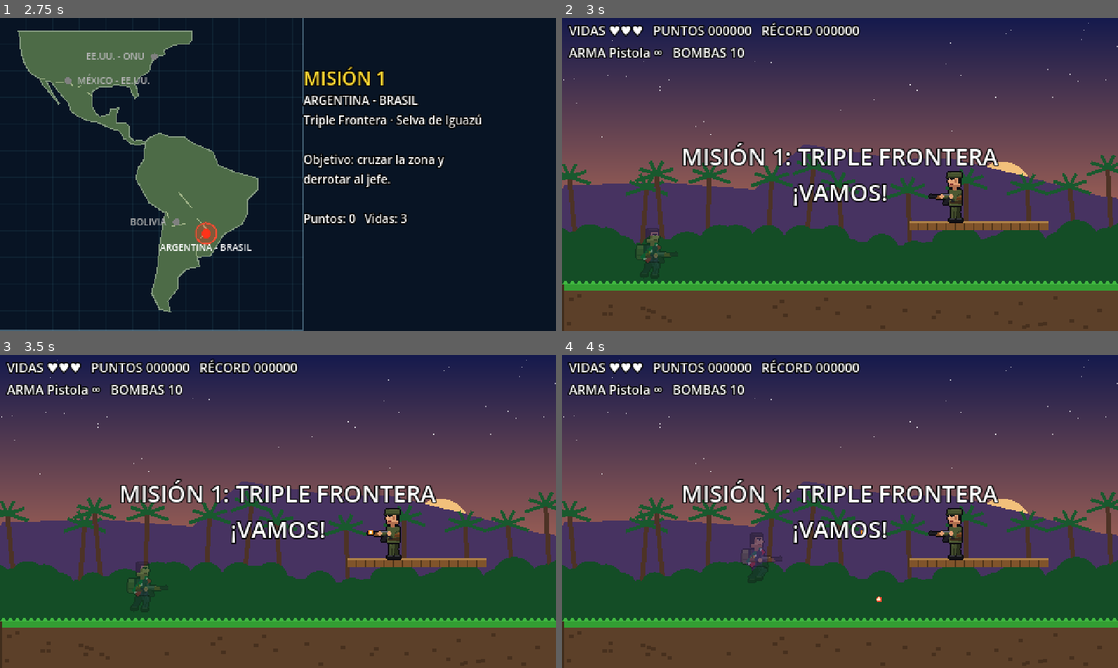
Above: before the commit, frames 1-4 (two rows, left to right).
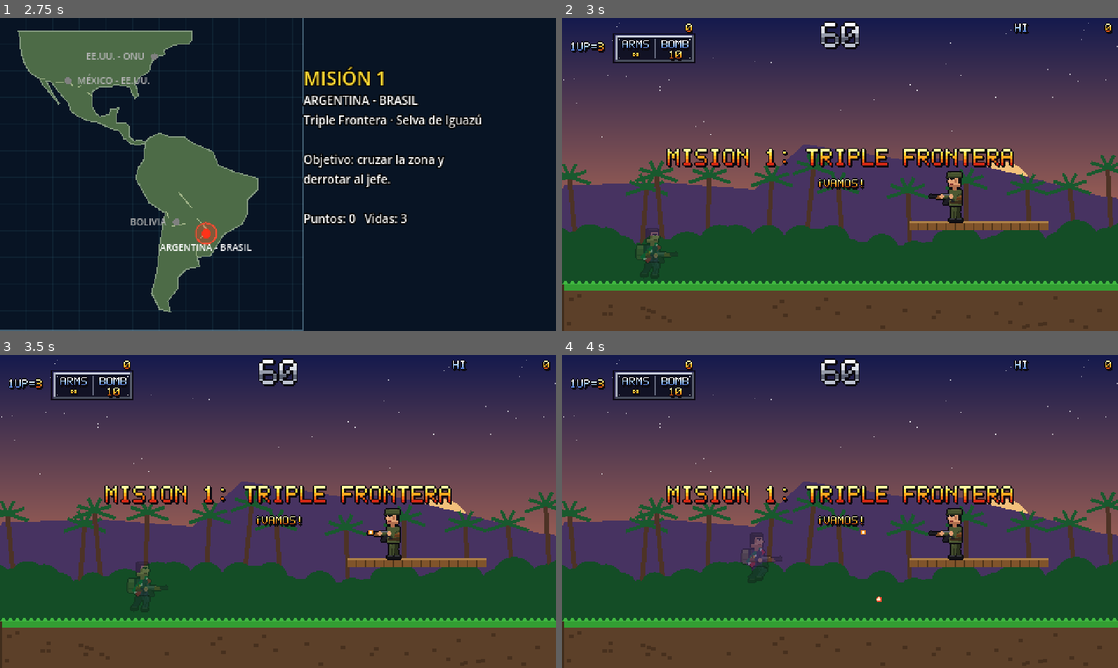
Above: after the commit, the same moments.

Repository: revtiger/Contra-Typebeat
Game: Godot game, scene res://scenes/intro.tscn
The game is run twice, just before and just after one commit, with the same random seed, the same clock (stepped at 60 frames per second) and the same inputs.
Inputs:
- Up to frame 1 (2.75 s): tap Enter (restart) at 0.5, 1.25, 2 s; hold Right (right) 0.53-2.03 s; tap C (grenade) at 0.6 s; tap Z (jump) at 0.77, 1.52 s; tap X (shoot) at 1.35 s; hold Left (left) from 2.03 s (still down); tap Space at 2.1 s
- Up to frame 2 (3 s): tap Enter (restart) at 2.75 s; release Left (left) at 2.78 s; hold Right (right) from 2.78 s (still down); tap K at 2.85 s
- Up to frame 3 (3.5 s): keep holding Right (right); tap Z (jump) at 3.02 s
- Up to frame 4 (4 s): keep holding Right (right); tap J at 3.6 s; tap Z (jump) at 3.77 s

Frame 1 is identical in both runs. In frame 2, 7.6% of the frame differs, in the area x 1-99%, y 1-61%; in frame 3, 7.6%; in frame 4, 7.6%.

Commit message:
Arreglo de la cámara lenta infinita y HUD estilo Metal Slug
- Juice: el hitstop se deshace comprobando el reloj real en cada fotograma;
  antes, si el temporizador terminaba una milésima antes, el juego se quedaba
  en cámara lenta para siempre al matar a un enemigo
- La prueba automática deja activo el hitstop y avisa si el juego queda lento
- Fuente pixelada propia (tools/sprites/font.py) en 4 estilos
- HUD nuevo: 1UP=vidas, recuadro metálico ARMS/BOMB, icono del arma,
  TIME cromado (60, baja cada 4 s, a 0 mueres) y récord
- Carteles de misión con letra grande de degradado y animación de entrada

Co-Authored-By: Claude Opus 5.5 <noreply@anthropic.com>

Diff:
--- /dev/null
+++ b/assets/sprites/font_meta.json
@@ -0,0 +1,29 @@
+{
+ "chars": "ABCDEFGHIJKLMNOPQRSTUVWXYZ0123456789!|^?.,:-='/+%*#~< ",
+ "styles": {
+  "small": {
+   "y": 0,
+   "w": 7,
+   "h": 10,
+   "advance": 6
+  },
+  "label": {
+   "y": 10,
+   "w": 7,
+   "h": 10,
+   "advance": 6
+  },
+  "title": {
+   "y": 20,
+   "w": 12,
+   "h": 17,
+   "advance": 12
+  },
+  "metal": {
+   "y": 37,
+   "w": 17,
+   "h": 24,
+   "advance": 17
+  }
+ }
+}
--- /dev/null
+++ b/scripts/hud.gd
@@ -0,0 +1,123 @@
+extends Node2D
+## HUD estilo Metal Slug, dibujado con la fuente pixelada de assets/sprites/font.png (tools/sprites/font.py).
+## - Arriba a la izquierda: puntuación, 1UP=vidas y el recuadro metálico ARMS / BOMB, más el icono del arma
+## - Arriba al centro: TIME con números cromados (parpadea en rojo al final)
+## - Arriba a la derecha: récord
+## - Cartel central: la primera línea en letra grande (MISSION START, MISSION COMPLETE...), el resto pequeña
+## Va dentro de un CanvasLayer; `level` es la escena de la misión.
+
+const SpriteUtil = preload("res://scripts/sprite_util.gd")
+const ACCENTS := {"Á": "A", "À": "A", "Ä": "A", "É": "E", "Í": "I", "Ó": "O", "Ú": "U", "Ü": "U",
+	"Ñ": "N", "¡": "|", "¿": "^", "♥": "<", "∞": "~"}
+
+var level
+var font: Texture2D
+var meta: Dictionary
+var banner_text := "":
+	set(v):
+		if v != banner_text:
+			banner_text = v
+			_pop = 0.0
+var _pop := 1.0
+var t := 0.0
+
+
+func _ready() -> void:
+	font = load("res://assets/sprites/font.png")
+	meta = SpriteUtil.meta("res://assets/sprites/font_meta.json")
+
+
+func _process(delta: float) -> void:
+	t += delta
+	_pop = minf(_pop + delta * 7.0, 1.0)
+	queue_redraw()
+
+
+## Ancho en píxeles de un texto en un estilo.
+func text_width(text: String, style: String) -> int:
+	return _clean(text).length() * int(meta["styles"][style]["advance"])
+
+
+func _clean(text: String) -> String:
+	var out := ""
+	for ch in text.to_upper():
+		out += ACCENTS.get(ch, ch)
+	return out
+
+
+## Dibuja texto con la fuente pixelada. align: 0 izquierda, 1 centro, 2 derecha.
+func draw_text(text: String, pos: Vector2, style := "small", align := 0, tint := Color.WHITE) -> void:
+	var st: Dictionary = meta["styles"][style]
+	var chars: String = meta["chars"]
+	var clean := _clean(text)
+	var adv: int = st["advance"]
+	var offsets: Array[float] = [0.0, clean.length() * adv / 2.0, float(clean.length() * adv)]
+	var x: float = pos.x - offsets[align]
+	for ch in clean:
+		var i := chars.find(ch)
+		if i < 0:
+			i = chars.find(" ")
+		var src := Rect2(i * st["w"], st["y"], st["w"], st["h"])
+		draw_texture_rect_region(font, Rect2(roundf(x), pos.y, st["w"], st["h"]), src, tint)
+		x += adv
+
+
+func _frame(r: Rect2) -> void:
+	# recuadro metálico con remaches
+	draw_rect(r, Color(0.04, 0.05, 0.1, 0.8))
+	draw_rect(Rect2(r.position, Vector2(r.size.x, 2)), Color(0.78, 0.8, 0.86))
+	draw_rect(Rect2(r.position, Vector2(2, r.size.y)), Color(0.66, 0.68, 0.74))
+	draw_rect(Rect2(r.position + Vector2(0, r.size.y - 2), Vector2(r.size.x, 2)), Color(0.28, 0.3, 0.36))
+	draw_rect(Rect2(r.position + Vector2(r.size.x - 2, 0), Vector2(2, r.size.y)), Color(0.34, 0.36, 0.42))
+	draw_rect(r.grow(1), Color(0.05, 0.04, 0.08), false, 1)
+	for c in [r.position + Vector2(3, 3), r.position + Vector2(r.size.x - 4, 3),
+			r.position + Vector2(3, r.size.y - 4), r.position + Vector2(r.size.x - 4, r.size.y - 4)]:
+		draw_rect(Rect2(c, Vector2(1, 1)), Color(1, 1, 1, 0.8))
+
+
+func _draw() -> void:
+	if level == null or meta.is_empty():
+		return
+	var p = level.player
+	# puntuación y vidas
+	draw_text(str(Game.score), Vector2(112, 4), "small", 2)
+	draw_text("1UP=" , Vector2(6, 20), "label")
+	draw_text(str(maxi(Game.lives, 0)), Vector2(30, 20), "small")
+	# recuadro ARMS / BOMB
+	var box := Rect2(46, 15, 68, 23)
+	_frame(box)
+	draw_rect(Rect2(box.position.x + 34, box.position.y + 3, 1, box.size.y - 6), Color(0.4, 0.42, 0.5))
+	draw_text("ARMS", Vector2(box.position.x + 17, box.position.y + 3), "label", 1)
+	draw_text("BOMB", Vector2(box.position.x + 51, box.position.y + 3), "label", 1)
+	var ammo_text := "~" if p.ammo < 0 else str(p.ammo)
+	draw_text(ammo_text, Vector2(box.position.x + 17, box.position.y + 12), "small", 1)
+	var bomb_tint := Color.WHITE if p.bombs > 0 or int(t * 4.0) % 2 == 0 else Color(1, 0.3, 0.3)
+	draw_text(str(p.bombs), Vector2(box.position.x + 51, box.position.y + 12), "small", 1, bomb_tint)
+	# icono del arma especial
+	if p.weapon != "P":
+		var ib := Rect2(118, 15, 23, 23)
+		_frame(ib)
+		draw_text(p.weapon, Vector2(ib.position.x + 12, ib.position.y + 4), "title", 1)
+	# TIME
+	var time_tint := Color.WHITE
+	if level.time_left <= 10 and int(t * 4.0) % 2 == 0:
+		time_tint = Color(1, 0.35, 0.3)
+	draw_text("%02d" % level.time_left, Vector2(240, 3), "metal", 1, time_tint)
+	# récord
+	draw_text("HI", Vector2(390, 4), "label")
+	draw_text(str(Game.record), Vector2(474, 4), "small", 2)
+	# cartel central
+	if banner_text != "":
+		var lines := banner_text.split("\n")
+		var y := 130.0 - lines.size() * 9.0
+		var k := 1.0 + (1.0 - _pop) * 0.6
+		for i in lines.size():
+			var style := "title" if i == 0 else "small"
+			if lines[i] == "":
+				y += 8
+				continue
+			if i == 0:
+				draw_set_transform(Vector2(240, y + 8) * (1.0 - k), 0.0, Vector2(k, k))
+			draw_text(lines[i], Vector2(240, y), style, 1)
+			draw_set_transform(Vector2.ZERO)
+			y += 26.0 if i == 0 else 12.0
--- a/scripts/juice.gd
+++ b/scripts/juice.gd
@@ -1,6 +1,13 @@
 extends Node
 ## Autoload "Juice": sensación de impacto. Hitstop (congelar el juego un instante al golpear)
 ## y temblor de cámara a través de la escena de nivel actual.
+##
+## El hitstop se deshace comprobando el reloj real en cada fotograma (_process corre siempre,
+## también con el juego ralentizado o en pausa). Antes se usaba un temporizador y, si terminaba
+## una milésima antes de lo previsto, el juego se quedaba en cámara lenta para siempre.
+
+const SLOW_SCALE := 0.05
+const MAX_STOP := 0.3  # seguridad: nunca más de 0,3 s congelado
 
 var _stop_until := 0
 
@@ -9,19 +16,19 @@
 	process_mode = Node.PROCESS_MODE_ALWAYS
 
 
-## Congela el juego `duration` segundos reales (casi parado). Varias llamadas seguidas no se acumulan:
+func _process(_delta: float) -> void:
+	if Engine.time_scale < 1.0 and Time.get_ticks_msec() >= _stop_until:
+		Engine.time_scale = 1.0
+
+
+## Congela el juego `duration` segundos reales. Varias llamadas seguidas no se acumulan:
 ## gana la que termina más tarde.
 func hitstop(duration := 0.04) -> void:
-	if Game.autoplay:
-		return
-	var end_ms := Time.get_ticks_msec() + int(duration * 1000.0)
-	if end_ms <= _stop_until:
+	var end_ms := Time.get_ticks_msec() + int(minf(duration, MAX_STOP) * 1000.0)
+	if end_ms <= _stop_until and Engine.time_scale < 1.0:
 		return
 	_stop_until = end_ms
-	Engine.time_scale = 0.05
-	await get_tree().create_timer(duration, true, false, true).timeout
-	if Time.get_ticks_msec() >= _stop_until:
-		Engine.time_scale = 1.0
+	Engine.time_scale = SLOW_SCALE
 
 
 func shake(amount: float) -> void:
--- a/scripts/level.gd
+++ b/scripts/level.gd
@@ -13,6 +13,7 @@
 const Jet = preload("res://scripts/jet.gd")
 const Miniboss = preload("res://scripts/miniboss.gd")
 const Mecha = preload("res://scripts/mecha.gd")
+const Hud = preload("res://scripts/hud.gd")
 const Bomb = preload("res://scripts/bomb.gd")
 const Pickup = preload("res://scripts/pickup.gd")
 const Terrain = preload("res://scripts/terrain.gd")
@@ -21,6 +22,8 @@
 
 const SCREEN_W := 480.0
 const SCREEN_H := 270.0
+const START_TIME := 60
+const TIME_TICK := 4.0  # como en Metal Slug: TIME baja 1 cada 4 s
 
 var data: Dictionary
 var theme := "jungle"
@@ -38,8 +41,9 @@
 var state := "play"  # play | over | clear
 var spawn_t := 2.5
 var next_entity := 0
-var hud := Label.new()
-var banner := Label.new()
+var hud := Hud.new()
+var time_left := START_TIME
+var time_acc := 0.0
 var banner_t := 2.5
 
 
@@ -94,17 +98,9 @@
 
 	var ui := CanvasLayer.new()
 	add_child(ui)
-	for l in [hud, banner]:
-		l.add_theme_font_size_override("font_size", 11)
-		l.add_theme_color_override("font_outline_color", Color.BLACK)
-		l.add_theme_constant_override("outline_size", 4)
-		ui.add_child(l)
-	hud.position = Vector2(6, 3)
-	banner.size = Vector2(SCREEN_W, SCREEN_H)
-	banner.horizontal_alignment = HORIZONTAL_ALIGNMENT_CENTER
-	banner.vertical_alignment = VERTICAL_ALIGNMENT_CENTER
-	banner.add_theme_font_size_override("font_size", 20)
-	banner.text = data["name"] + "\n¡VAMOS!"
+	hud.level = self
+	ui.add_child(hud)
+	hud.banner_text = data["name"] + "\n¡VAMOS!"
 	Game.play_music(data["music"])
 
 
@@ -152,11 +148,13 @@
 		boss_announced = true
 		Game.play_music("boss")
 		show_banner("¡JEFE FINAL!\n" + data["boss_name"], 2.0)
-
+		reset_time()
+
+	_tick_time(delta)
 	if banner_t > 0.0:
 		banner_t -= delta
 		if banner_t <= 0.0 and state == "play":
-			banner.text = ""
+			hud.banner_text = ""
 
 	if state == "over":
 		if Input.is_action_just_pressed("restart"):
@@ -166,10 +164,6 @@
 	elif state == "clear" and banner_t <= 0.0 and Game.accept_pressed():
 		Game.next_level()
 
-	var ammo_text := "∞" if player.ammo < 0 else str(player.ammo)
-	hud.text = "VIDAS %s   PUNTOS %06d   RÉCORD %06d\nARMA %s %s   BOMBAS %d" % [
-		"♥".repeat(maxi(Game.lives, 0)), Game.score, Game.record,
-		Game.WEAPON_NAMES[player.weapon], ammo_text, player.bombs]
 
 
 func _spawn_entities() -> void:
@@ -226,9 +220,29 @@
 	return x
 
 
+## TIME: baja 1 cada TIME_TICK segundos; a 0 el jugador muere. Pitido en los últimos 10.
+func _tick_time(delta: float) -> void:
+	if state != "play" or player.dead:
+		return
+	time_acc += delta
+	if time_acc < TIME_TICK:
+		return
+	time_acc -= TIME_TICK
+	time_left -= 1
+	if time_left <= 10 and time_left > 0:
+		Game.sfx("beep", -10.0, 1.3)
+	if time_left <= 0:
+		player.hit(true)
+
+
+func reset_time() -> void:
+	time_left = START_TIME
+	time_acc = 0.0
+
+
 func show_banner(text: String, duration: float) -> void:
 	if state == "play":
-		banner.text = text
+		hud.banner_text = text
 		banner_t = duration
 
 
@@ -236,6 +250,7 @@
 func lock_camera(x: float, title: String) -> void:
 	lock_left = x
 	show_banner("¡ALERTA!\n" + title, 2.0)
+	reset_time()
 	Game.play_music("boss")
 
 
@@ -298,9 +313,10 @@
 		state = "over"
 		Game.save_record()
 		Game.stop_music()
-		banner.text = "GAME OVER\nPuntos: %d\n\nEnter: reintentar   Q: menú" % Game.score
+		hud.banner_text = "GAME OVER\nPuntos: %d\n\nEnter: reintentar   Q: menú" % Game.score
 		return
 	player.respawn(Vector2(safe_x(cam_left + 50), 20))
+	reset_time()
 
 
 func stage_clear() -> void:
@@ -311,4 +327,4 @@
 	Game.save_record()
 	Game.stop_music()
 	Game.sfx("pickup")
-	banner.text = "¡MISIÓN CUMPLIDA!\nPuntos: %d   Récord: %d\n\nPulsa para ver el mapa" % [Game.score, Game.record]
+	hud.banner_text = "¡MISIÓN CUMPLIDA!\nPuntos: %d   Récord: %d\n\nPulsa para ver el mapa" % [Game.score, Game.record]
--- a/tests/autoplay.gd
+++ b/tests/autoplay.gd
@@ -15,6 +15,7 @@
 var frame := 0
 var level_frame := 0
 var last_scene = null
+var slow_since := -1
 
 
 func _ready() -> void:
@@ -35,6 +36,18 @@
 
 func _shot(tag: String) -> void:
 	get_viewport().get_texture().get_image().save_png("%s/%s_%04d.png" % [out_dir, tag, frame])
+
+
+func _process(_delta: float) -> void:
+	# vigilante: el hitstop nunca debe dejar el juego lento más de medio segundo real
+	if Engine.time_scale < 1.0:
+		if slow_since < 0:
+			slow_since = Time.get_ticks_msec()
+		elif Time.get_ticks_msec() - slow_since > 500:
+			push_error("ERROR: el juego lleva más de 0,5 s en cámara lenta (time_scale=%.2f)" % Engine.time_scale)
+			slow_since = Time.get_ticks_msec() + 100000
+	else:
+		slow_since = -1
 
 
 func _physics_process(_delta: float) -> void:
Binary file added: assets/sprites/font.png
Not shown, added: assets/sprites/font.png.import
Not shown, added: scripts/hud.gd.uid
Not shown, changed: CLAUDE.md
Not shown, changed: docs/diseno.md
Not shown, added: tools/sprites/font.py
